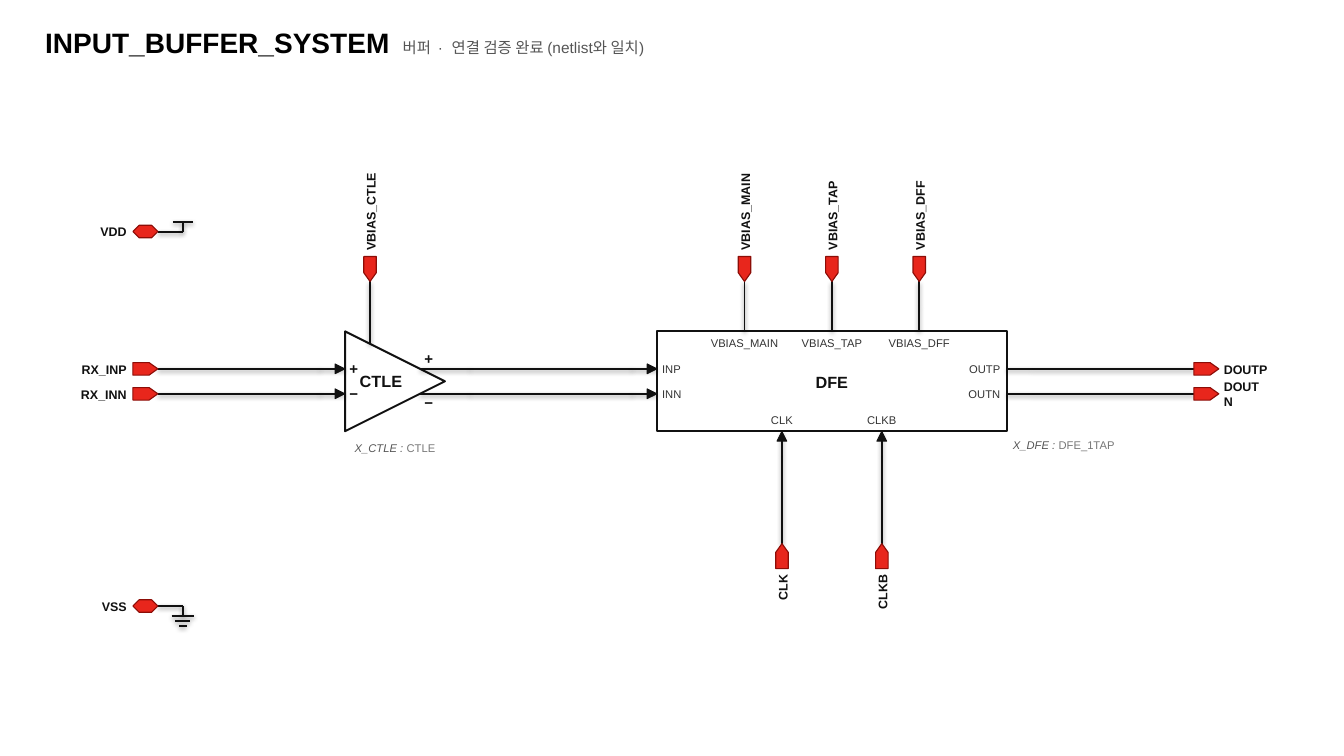
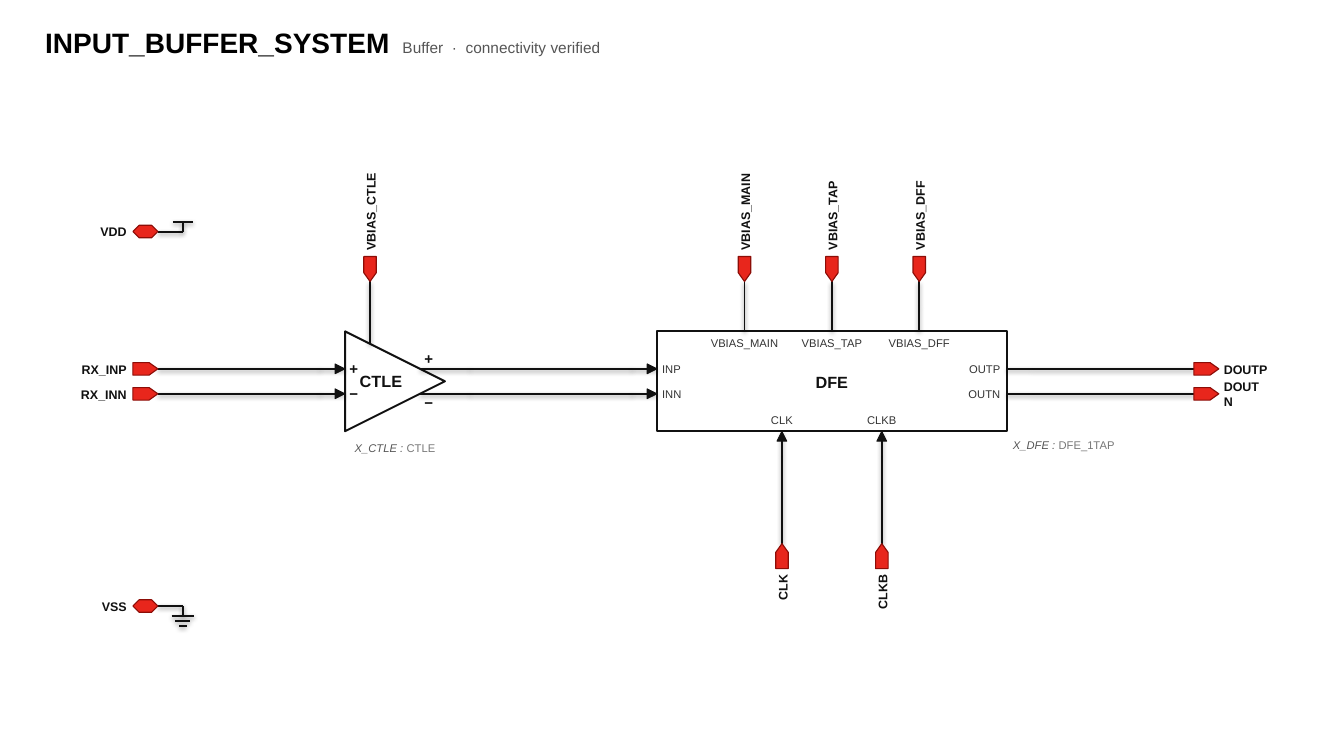
Before and after one commit to jmseo16/etf-dashboard, a slide deck: slide 1 of examples/input_buffer_system_schematic.pptx. Drawn at 1344x756 pixels with LibreOffice and Linux fonts; fonts in the diff are those of the drawing. Boxes give left, top, right and bottom in pixels: in the first picture for what was removed or moved away, otherwise in the second. Text is boxed around its words. In the diff, an @@ line names an element or a change of style, - is before the commit and + after.

```diff
--- a/examples/input_buffer_system_schematic.pptx
+++ b/examples/input_buffer_system_schematic.pptx
@@ text at (45,33,601,57): text changed @@
-INPUT_BUFFER_SYSTEM 버퍼 · 연결 검증 완료 (netlist와 일치)
+INPUT_BUFFER_SYSTEM Buffer · connectivity verified
```
Also in this commit, not shown: 5 other slides changed, 14 other files.
